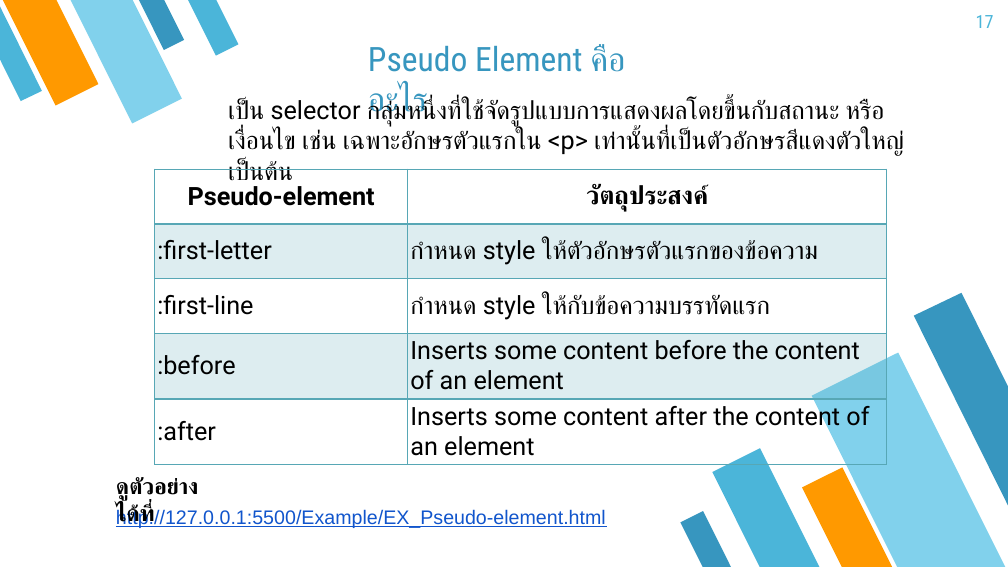
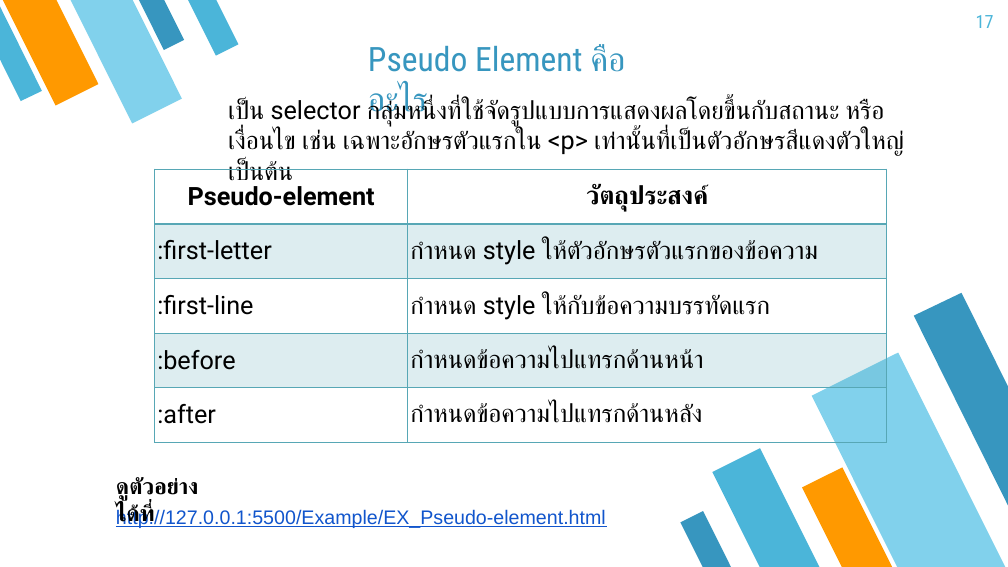
Before and after one commit to tinnakorn03/html5css3.code, a slide deck: slide 17 of file/CSS3.pptx. Drawn at 1008x567 pixels with LibreOffice and Linux fonts; fonts in the diff are those of the drawing. Boxes give left, top, right and bottom in pixels: in the first picture for what was removed or moved away, otherwise in the second. Text is boxed around its words. In the diff, an @@ line names an element or a change of style, - is before the commit and + after.

```diff
--- a/file/CSS3.pptx
+++ b/file/CSS3.pptx
@@ table at box(154, 169, 886, 443) @@
-row 4, column 2: Inserts some content before the content of an element
+row 4, column 2: กำหนดข้อความไปแทรกด้านหน้า
-row 5, column 2: Inserts some content after the content of an element
+row 5, column 2: กำหนดข้อความไปแทรกด้านหลัง
```
Also in this commit, not shown: 11 other slides changed, 4 slides removed, 8 other files.
